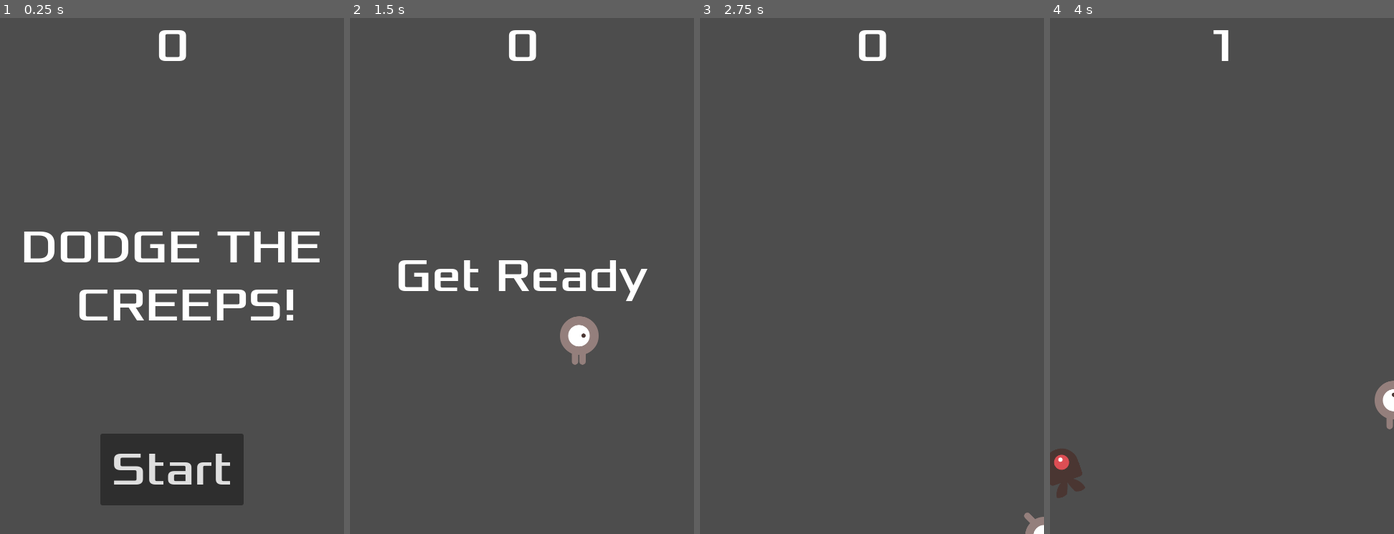
Above: before the commit, frames 1-4 (left to right).
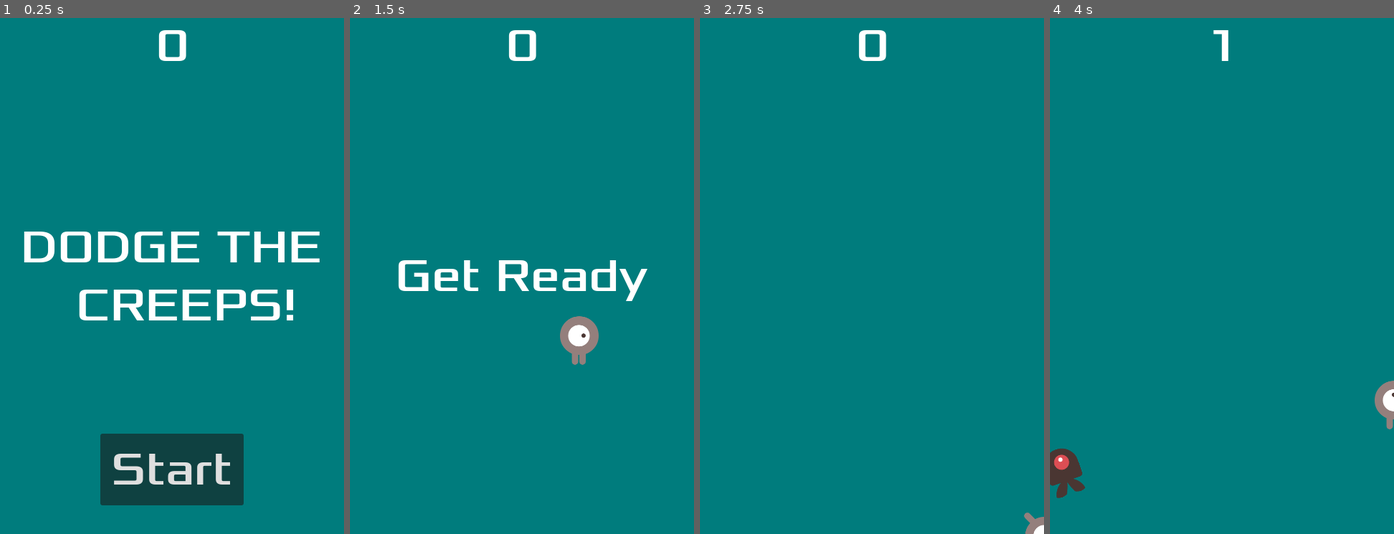
Above: after the commit, the same moments.

Repository: prejammers/godot-2d-tutorial
Game: Godot game, scene res://Scenes/main.tscn
Same seed, same stepped clock (60 frames per second), same inputs: the game is played once before the commit and once after it.
Inputs:
- Up to frame 1 (0.25 s): no input
- Up to frame 2 (1.5 s): click "Start" at 0.5 s; tap Enter at 1.25 s; hold D (move_right) from 1.28 s (still down)
- Up to frame 3 (2.75 s): release D (move_right) at 2.03 s; hold S (move_down) from 2.03 s (still down)
- Up to frame 4 (4 s): release S (move_down) at 2.78 s; hold D (move_right) 2.78-3.53 s; hold W (move_up) from 3.53 s (still down)

The runs differ from the first frame. In frame 1, 95% of the frame differs, in the area x 0-100%, y 0-100%; in frame 2, 97%; in frame 3, 100%; in frame 4, 99%.

Commit message:
fixed collision for real this time
i kept forgetting 😭

Diff:
--- a/Scenes/Main.gd
+++ b/Scenes/Main.gd
@@ -16,7 +16,6 @@
 	$ScoreTimer.stop()
 	$MobTimer.stop()
 	$HUD.show_game_over()
-	get_tree().call_group("mobs", "queue_free")
 
 func new_game():
 	score = 0
@@ -24,7 +23,7 @@
 	$StartTimer.start()
 	$HUD.update_score(score)
 	$HUD.show_message("Get Ready")
-
+	get_tree().call_group("mobs", "queue_free")
 
 func _on_score_timer_timeout():
 	score += 1
--- a/Scenes/main.tscn
+++ b/Scenes/main.tscn
@@ -14,6 +14,14 @@
 [node name="Main" type="Node"]
 script = ExtResource("1_66s6h")
 mob_scene = ExtResource("2_7sdn8")
+
+[node name="ColorRect" type="ColorRect" parent="."]
+anchors_preset = 15
+anchor_right = 1.0
+anchor_bottom = 1.0
+grow_horizontal = 2
+grow_vertical = 2
+color = Color(2.06962e-06, 0.486763, 0.488358, 1)
 
 [node name="Player" parent="." instance=ExtResource("2_0cbwy")]
 metadata/_edit_group_ = true
--- a/Scenes/mob.tscn
+++ b/Scenes/mob.tscn
@@ -49,6 +49,7 @@
 height = 82.6667
 
 [node name="Mob" type="RigidBody2D" groups=["mobs"]]
+collision_mask = 0
 gravity_scale = 0.0
 script = ExtResource("1_gl8vu")
 
